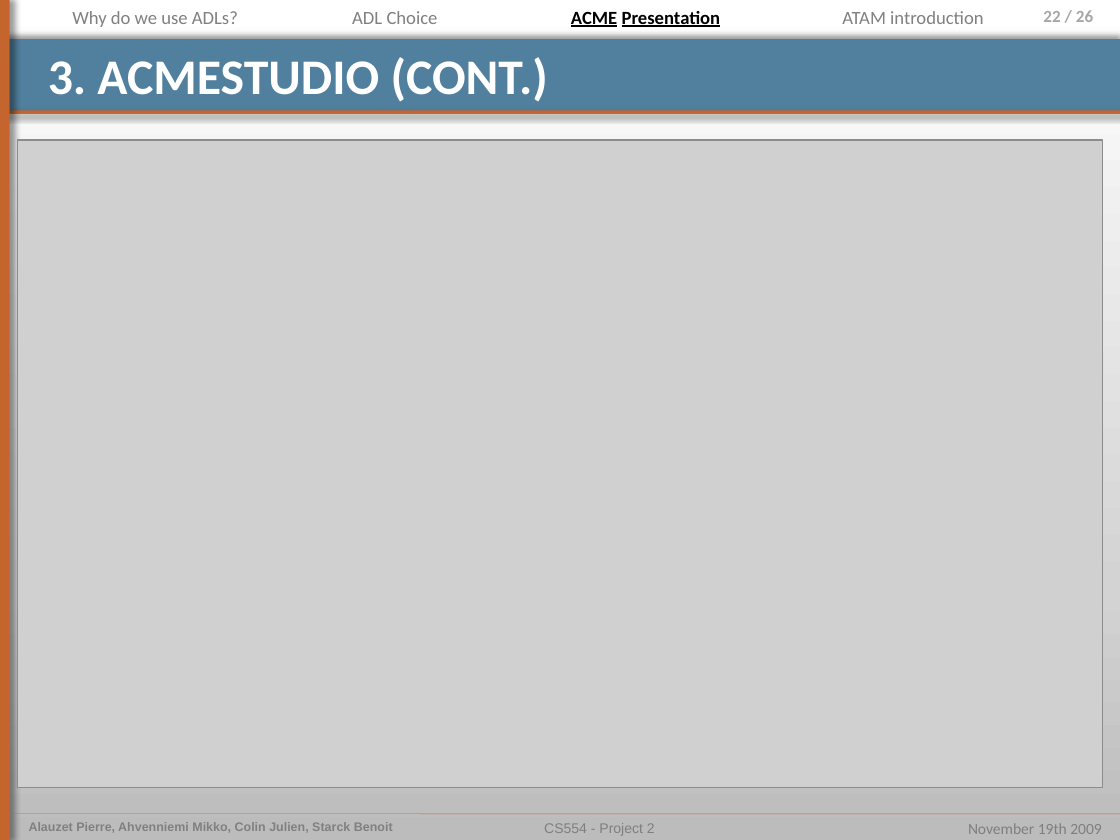
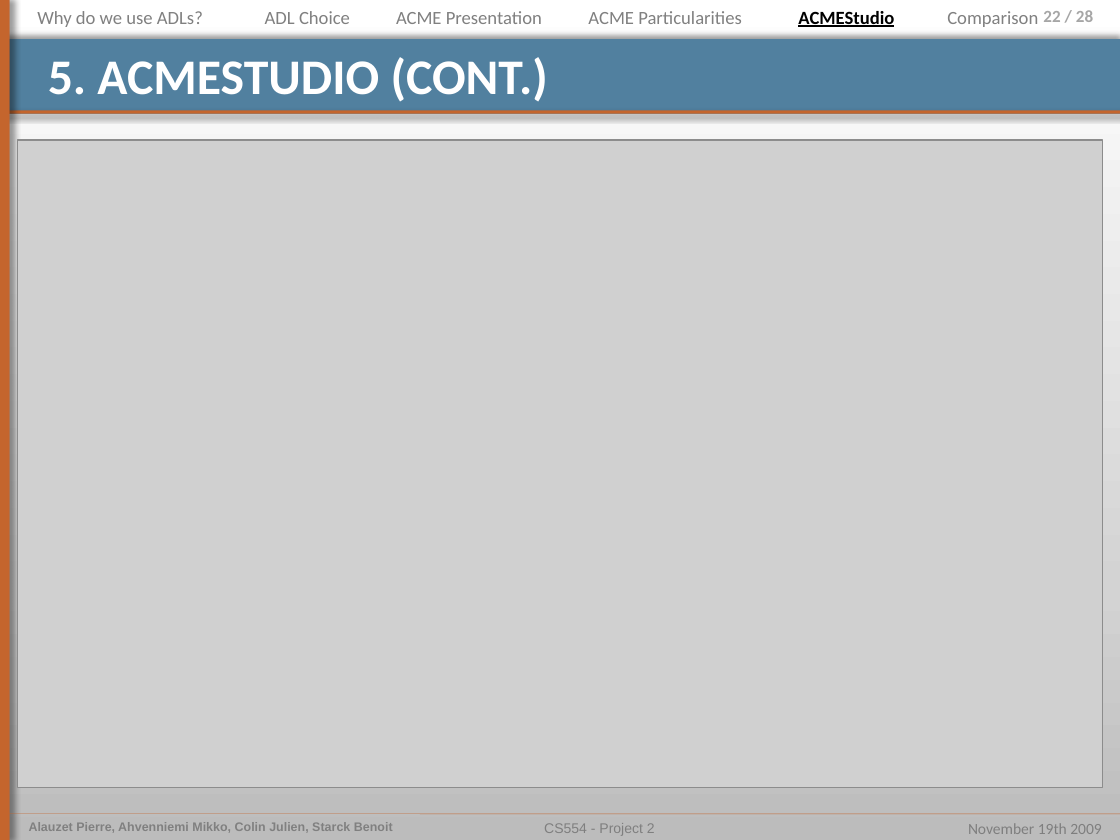
Before and after one commit to pierrealauzet/euroteam, a slide deck: slide 22 of Project 2/Part2/CS554_EuroTeam_Project2_OP5_jul.pptx. Drawn at 1120x840 pixels with LibreOffice and Linux fonts; fonts in the diff are those of the drawing; grey boxes stand for pictures. Boxes give left, top, right and bottom in pixels: in the first picture for what was removed or moved away, otherwise in the second. Text is boxed around its words. In the diff, an @@ line names an element or a change of style, - is before the commit and + after.

```diff
--- a/Project 2/Part2/CS554_EuroTeam_Project2_OP5_jul.pptx
+++ b/Project 2/Part2/CS554_EuroTeam_Project2_OP5_jul.pptx
@@ text "Why do we use ADLs?": place and size @@
-text "Why do we use ADLs?" at <box>72,11,238,27</box>
+text "Why do we use ADLs?" at <box>37,11,203,27</box>
@@ text "ADL Choice": place and size @@
-text "ADL Choice" at <box>352,11,438,24</box>
+text "ADL Choice" at <box>265,11,350,24</box>
@@ text "ACME Presentation": place and size @@
-text "ACME Presentation" at <box>571,11,721,27</box>
+text "ACME Presentation" at <box>396,11,542,24</box>
@@ text "ACME Presentation" at <box>396,11,542,24</box>: text colour #000000 to #808080, bold off, underline off @@
@@ text added at <box>588,11,742,24</box>, 12 pt, text #808080 @@
+ACME Particularities
@@ text added at <box>798,11,894,27</box>, 12 pt, text #000000, bold, underline @@
+ACMEStudio
@@ text removed at <box>842,11,984,24</box> @@
-ATAM introduction
@@ text added at <box>947,11,1038,27</box>, 12 pt, text #808080 @@
+Comparison
@@ page number at <box>1043,10,1093,22</box>: text changed @@
-22 / 26
+22 / 28
@@ title at <box>48,57,548,101</box>: text changed @@
-3. ACMESTUDIO (CONT.)
+5. ACMESTUDIO (CONT.)
```
Also in this commit, not shown: 20 other slides changed, 4 slides added, 1 slide removed, 2 other files.
